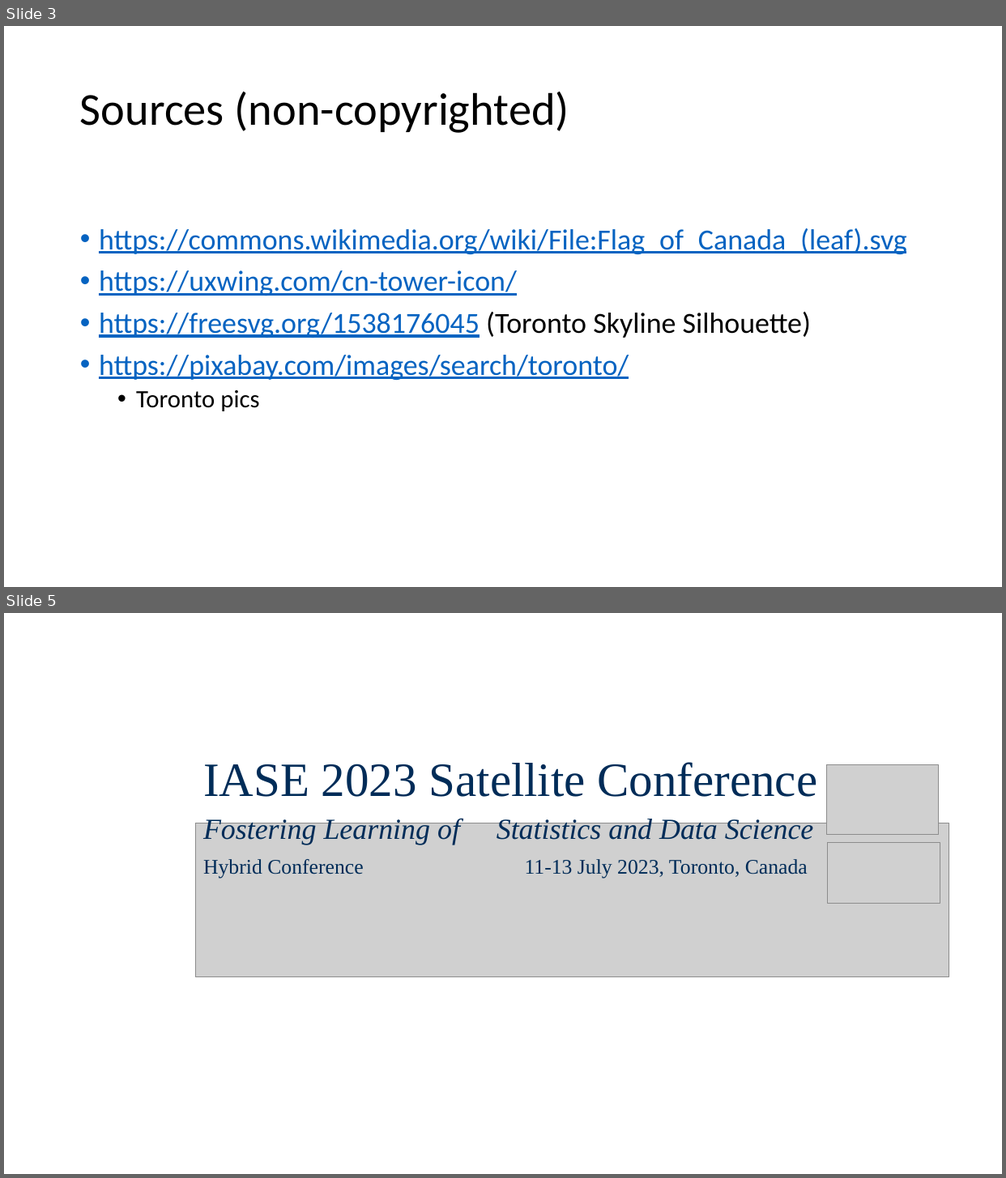
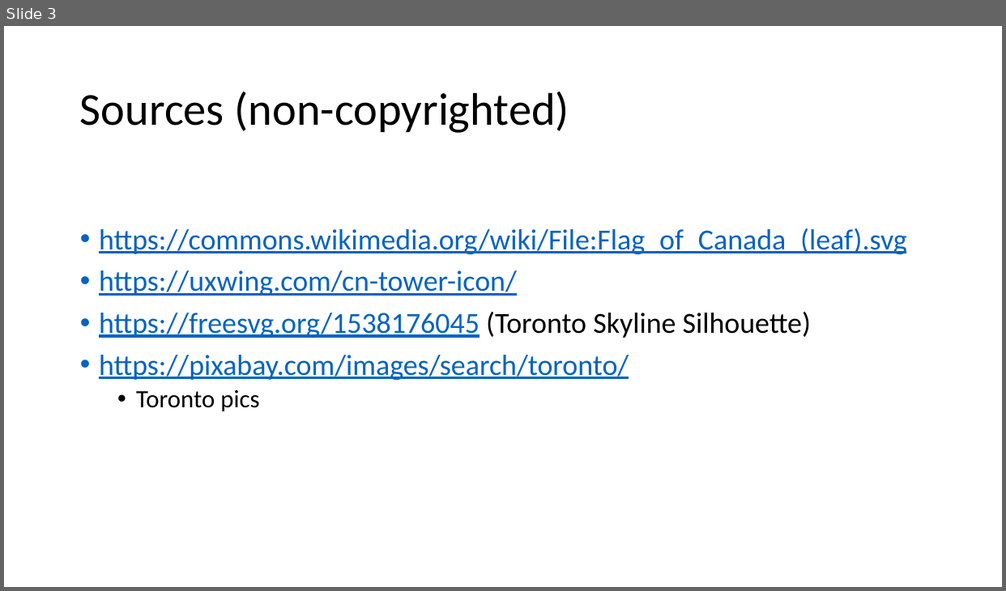
Before and after one commit to wesleyburr/ties2023.github.io, a slide deck: assets/logos/visual_elements.pptx. Shown one above the other, each under a label of ours: slides 3 and 5 before the commit, slide 3 after it; the slides between them are not shown. The pictures are 1006x1178 and 1006x591 pixels, drawn with LibreOffice and Linux fonts; fonts in the diff are those of the drawing; grey boxes stand for pictures. Boxes give left, top, right and bottom in pixels: in the first picture for what was removed or moved away, otherwise in the second. Text is boxed around its words. In the diff, an @@ line names an element or a change of style, - is before the commit and + after.

```diff
--- a/assets/logos/visual_elements.pptx
+++ b/assets/logos/visual_elements.pptx
@@ slide 5 removed at box(4, 613, 1002, 1174), background #FFFFFF @@
@@ text removed at box(203, 762, 817, 797) @@
-IASE 2023 Satellite Conference
@@ picture removed at box(827, 765, 939, 835) @@
@@ picture removed at box(196, 823, 948, 977) @@
@@ text removed at box(203, 816, 813, 878) @@
-Fostering Learning of Statistics and Data Science
-Hybrid Conference 11-13 July 2023, Toronto, Canada
@@ picture removed at box(828, 843, 940, 905) @@
```
Also in this commit, not shown: 47 other files.
